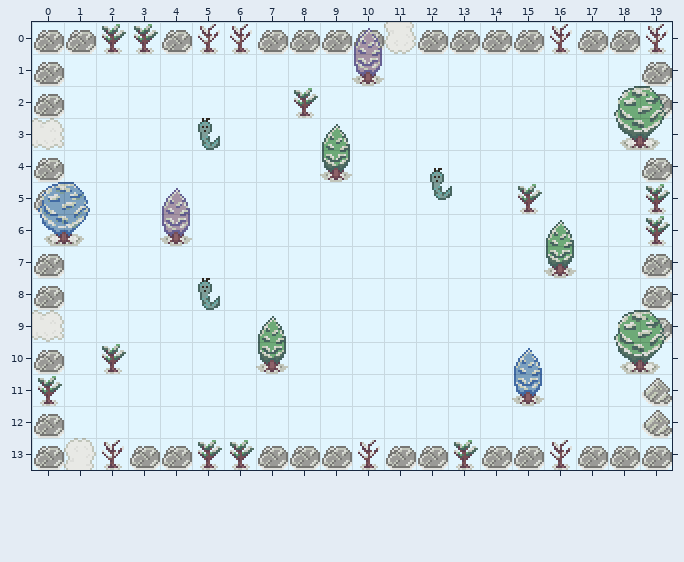
A Tiled map gets an edit: assets/maps/story/14.tmx. The picture above was drawn from the file before the commit.
Cells are 16x16 px. Shown: x 0..19, y 0..13.
The same view after the edit:
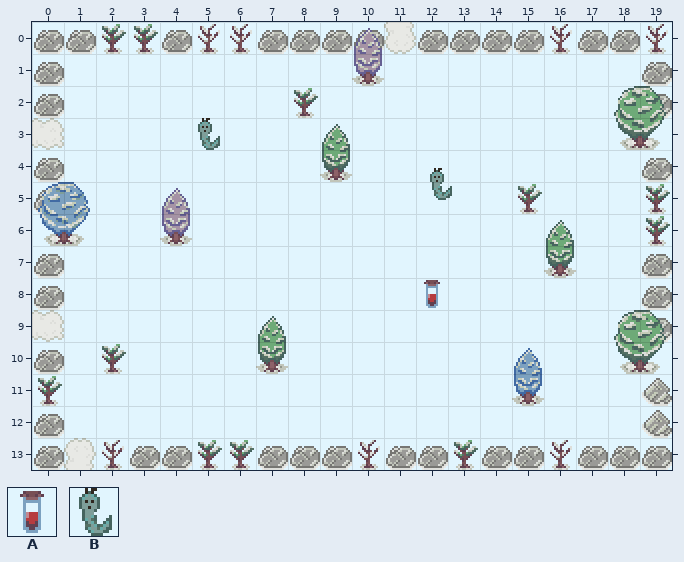
Key: from "basic": A 12 "Modifier"; from "monster": B 0.
Objects are placed by their top-left corner, in cells (3,4 is the top-left corner of cell 3,4); size is 1x1 cell unless given.
Edits made:
Layer "npc":
removed: B "SlitherCpu" at 5,8
Layer "items":
added: A "Modifier" at 12,8
